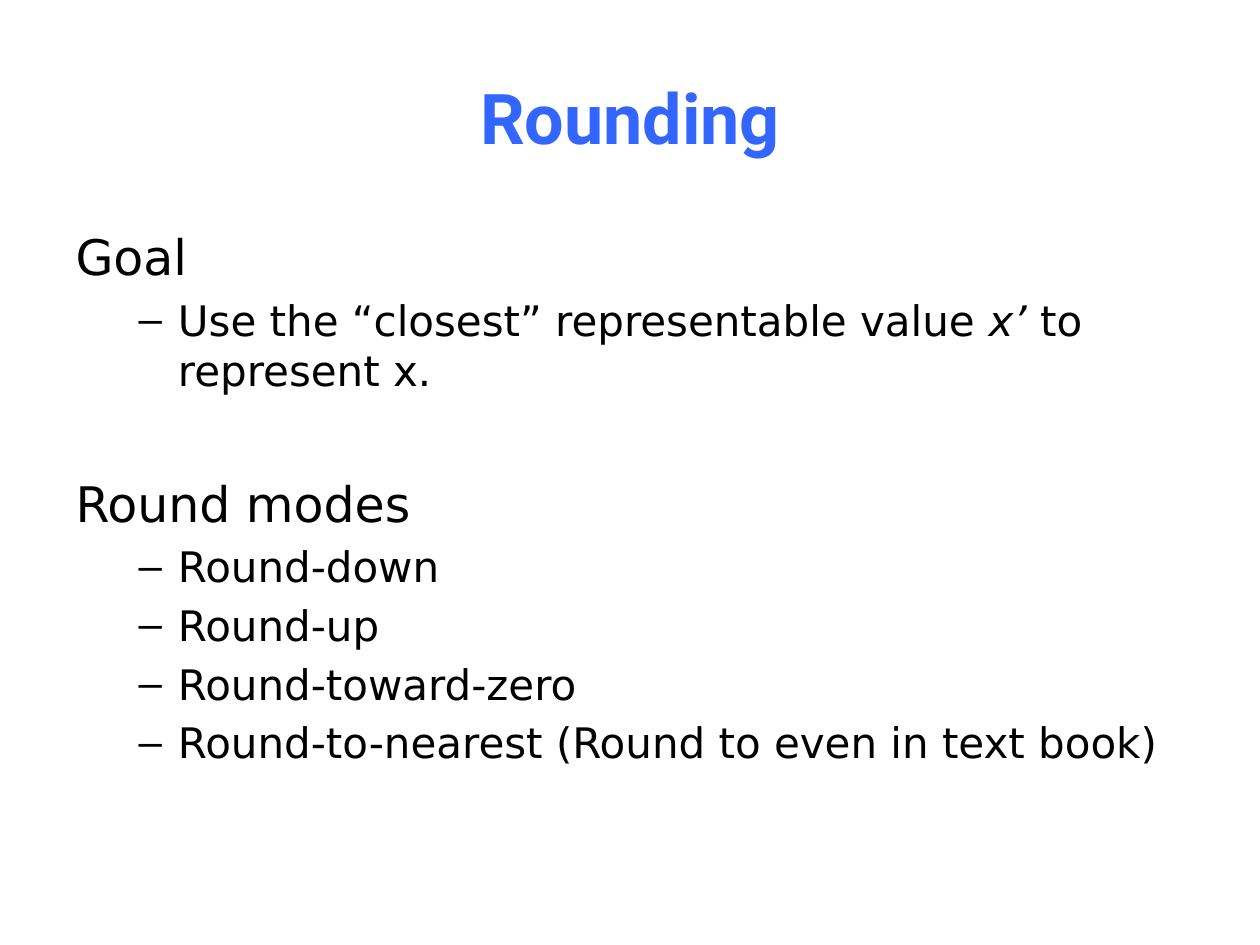
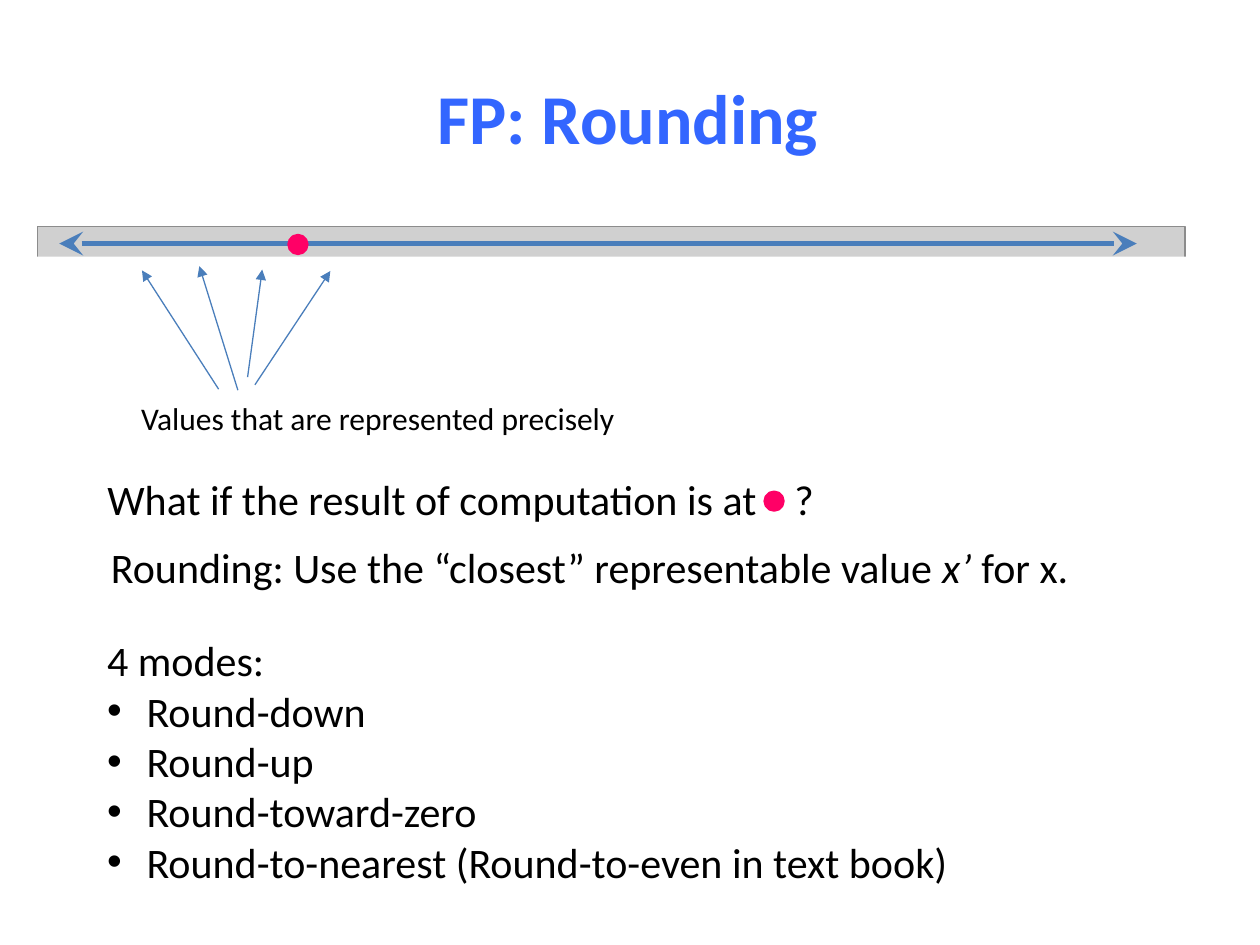
Before and after one commit to NYU-CSO/nyu-cso.github.io, a slide deck: slide 32 of notes/03-floats.pptx (slide 65 before the commit). Drawn at 1260x945 pixels with LibreOffice and Linux fonts; fonts in the diff are those of the drawing; grey boxes stand for pictures. Boxes give left, top, right and bottom in pixels: in the first picture for what was removed or moved away, otherwise in the second. Text is boxed around its words. In the diff, an @@ line names an element or a change of style, - is before the commit and + after.

```diff
--- a/notes/03-floats.pptx
+++ b/notes/03-floats.pptx
@@ title at (438,95,818,156): text changed; font Roboto to Calibri @@
-Rounding
+FP: Rounding
@@ picture added at (38,226,1186,377) @@
@@ ellipse added at (290,236,307,253), fill #FF0066, outline #FF0066 2.25 pt @@
@@ rectangle added at (0,257,1260,389), fill #FFFFFF @@
@@ double arrow added from (59, 243) to (1137, 243), #4B7EBC 2.75 pt @@
@@ arrow added from (238, 391) to (199, 266), #4B7EBC 0.75 pt @@
@@ arrow added from (219, 389) to (142, 271), #4B7EBC 0.75 pt @@
@@ arrow added from (248, 377) to (262, 270), #4B7EBC 0.75 pt @@
@@ arrow added from (255, 384) to (330, 271), #4B7EBC 0.75 pt @@
@@ text added at (141,408,615,435), 18 pt, text #000000 @@
+Values that are represented precisely
@@ text added at (107,485,757,522), 24 pt, text #000000 @@
+  What if the result of computation is at ?
@@ ellipse added at (765,493,782,510), fill #FF0066, outline #FF0066 2.25 pt @@
@@ text added at (111,553,1069,591), 24 pt, text #000000 @@
+Rounding: Use the “closest” representable value x’ for x.
@@ text "4 modes:": place and size @@
-text "4 modes:" at (76,237,1157,764)
+text "4 modes:" at (107,646,947,884)
@@ text at (107,646,264,677): text changed; font DejaVu Sans to Calibri @@
-Goal
-  – Use the “closest” representable value x’ to represent x.
-Round modes
+  4 modes:
@@ text at (147,697,477,828): font DejaVu Sans to Calibri in "Round-down", "Round-up", "Round-toward-zero"; bullet – to •; less space between paragraphs @@
@@ text at (147,847,947,884): text changed; font DejaVu Sans to Calibri @@
-  – Round-to-nearest (Round to even in text book)
+  • Round-to-nearest (Round-to-even in text book)
```
Also in this commit, not shown: 37 other slides changed, 9 slides added, 51 slides removed, 2 other files.
